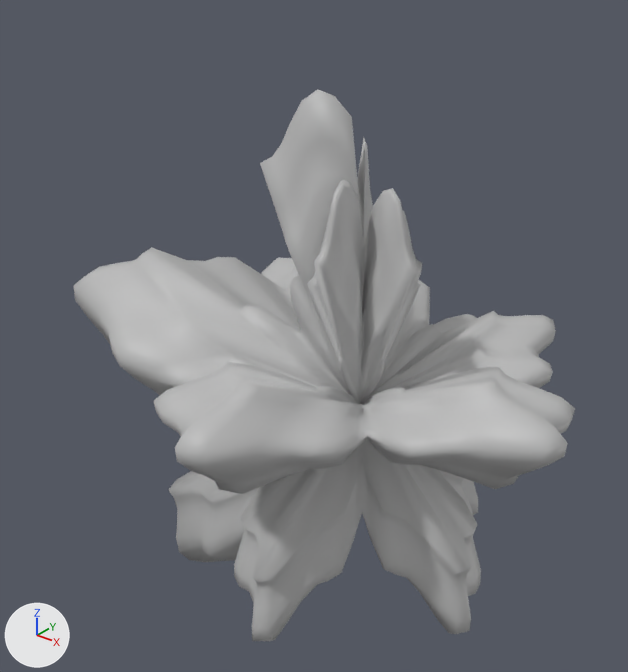
What one commit did to the FBX model New Unity Project/Assets/Models/Blendshape_Durkenger.fbx.
One viewpoint serves both versions: a 50 mm camera at (0.0389, -0.0552, 0.0395) aimed at (-0.0054, 0.0002, 0.0051). The axes (+X, +Y, +Z) are drawn at lower left. The lights are the same throughout. Shape keys are drawn at the values saved in each file.

The first picture shows 'Scene_Durkenger:pSuperShape2'.
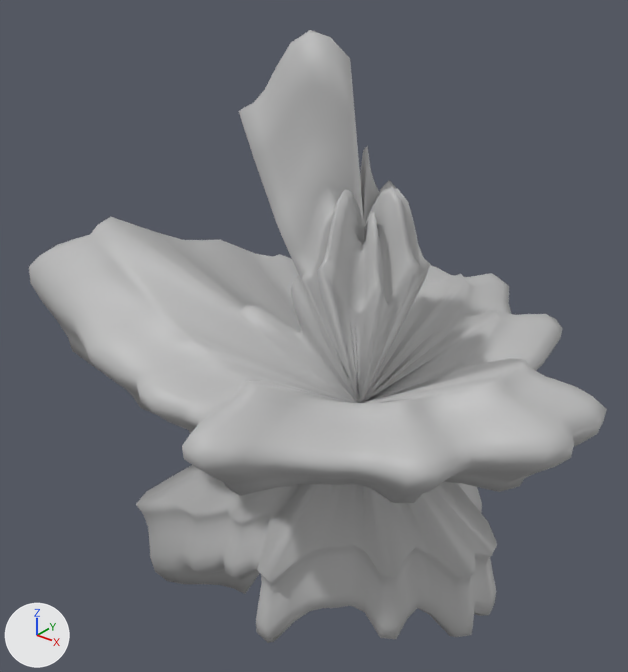
Where the change shows, as pixel boxes [x1, y1, x2, y2] in the pictures (628 x 672 px):
'Scene_Durkenger:pSuperShape2', reshaped (15% wider, 11% taller)
    before: [73, 90, 575, 641]
    after: [29, 30, 607, 643]

The change in detail:
In shape key 'pSuperShape4' (key_0_psupershape4), value goes from 1.0 to 0.56.
In shape key 'pSuperShape1' (key_1_psupershape1), value goes from 0.0 to 0.91.
